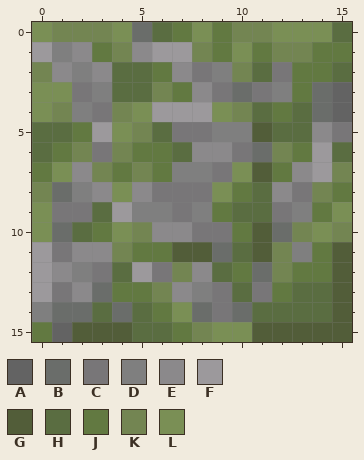
Edited in one commit: pixel-art sprite (textures/blocks/mossy_stone_bricks_wall_top.png). The first picture shows the starting point.
The file is 16x16 pixels.
Palette (. is transparent): A #636363  B #6a6d6a  C #787678  D #7f7f7f  E #8b898b  F #9c999c  G #525d39  H #5a6d41  J #627941  K #738552  L #7a8f55
Pixels before, first column x 0:
 0 LKKKLBHJLJKKLLLH
 1 FDEJKEFFKJLJKKJJ
 2 KEDEHHJECDKHCJJH
 3 LLCDHHKJECBCDJBA
 4 LKDCKLFFFLKHJHBA
 5 HHJFLKHCCDDGHHEC
 6 HJKCKJJHEECBKJFH
 7 JLEKJKJDDCLGJEFK
 8 KBDELECCCLJHECKJ
 9 LCCHFDDCDJHHCDJL
10 LBHJLKEECCJGBKLK
11 FCEEKJJGGBHGKDJG
12 FEDCHFCKEHJBKJJG
13 FCEBJJKEDCHCJHHG
14 DBBHBHJLBCBHHHHG
15 JAGGGHHJKLLGGGGG
And afterwards:
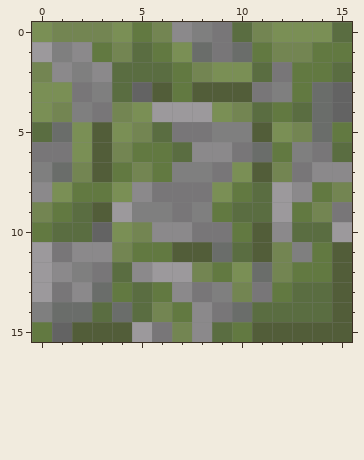
Author's note on the commit: removed the wall textures set the wall side textures to the wall_side textures
The edit:
Colour A replaces colour H in row 3 at x 5.
Colour A replaces colour J in row 10 at x 3.
Colour B replaces colour E in row 5 at x 14.
Colour B replaces colour H in row 5 at x 1.
Colour B replaces colour K in row 1 at x 8.
Colour B replaces colour L in row 1 at x 10; in row 7 at x 1.
Colour C replaces colour D in row 13 at x 8.
Colour C replaces colour E in row 7 at x 13.
Colour C replaces colour F in row 6 at x 14.
Colour C replaces colour H in row 6 at x 0; in row 15 at x 6.
Colour C replaces colour J in rows 0 to 1 at x 9; in row 6 at x 1.
Colour C replaces colour L in row 9 at x 15.
Colour D replaces colour C in row 13 at x 9.
Colour D replaces colour J in row 6 at x 13; in row 7 at x 0.
Colour D replaces colour L in row 0 at x 8.
Colour E replaces colour B in row 10 at x 12; in row 14 at x 8.
Colour E replaces colour C in row 8 at x 13.
Colour E replaces colour F in row 7 at x 14; in row 12 at x 5.
Colour E replaces colour J in row 0 at x 7.
Colour E replaces colour K in row 7 at x 15; in row 8 at x 0; in row 15 at x 8.
Colour F replaces colour C in row 9 at x 12; in row 12 at x 6.
Colour F replaces colour E in row 8 at x 12.
Colour F replaces colour H in row 15 at x 5.
Colour F replaces colour K in row 10 at x 15; in row 12 at x 7.
Colour G replaces colour B in row 3 at x 10.
Colour G replaces colour C in row 3 at x 9; in row 6 at x 3.
Colour G replaces colour E in row 3 at x 8.
Colour G replaces colour F in row 5 at x 3.
Colour G replaces colour H in row 9 at x 3.
Colour G replaces colour K in row 3 at x 6; in row 7 at x 3.
Colour H replaces colour B in row 10 at x 1.
Colour H replaces colour C in row 9 at x 2.
Colour H replaces colour E in row 1 at x 5.
Colour H replaces colour J in row 2 at x 6; in row 13 at x 5.
Colour H replaces colour K in row 0 at x 10; in row 10 at x 13.
Colour H replaces colour L in row 10 at x 14; in row 15 at x 9.
Colour J replaces colour B in row 0 at x 5.
Colour J replaces colour C in row 5 at x 15; in row 9 at x 1.
Colour J replaces colour D in row 8 at x 2; in row 9 at x 13.
Colour J replaces colour E in row 2 at x 7; in row 8 at x 3.
Colour J replaces colour F in row 1 at x 6.
Colour J replaces colour H in row 12 at x 9.
Colour J replaces colour K in row 6 at x 12; in row 8 at x 14; in row 13 at x 6.
Colour J replaces colour L in row 10 at x 0; in row 14 at x 7; in row 15 at x 10.
Colour K replaces colour C in row 2 at x 8.
Colour K replaces colour E in row 7 at x 2; in row 12 at x 8.
Colour K replaces colour H in row 0 at x 6; in row 5 at x 13; in row 13 at x 10.
Colour K replaces colour J in row 7 at x 12; in row 8 at x 15; in row 9 at x 14; in row 14 at x 6; in row 15 at x 7.
Colour K replaces colour L in row 9 at x 0.
Colour L replaces colour B in row 8 at x 1.
Colour L replaces colour D in row 2 at x 9.
Colour L replaces colour F in row 1 at x 7.
Colour L replaces colour H in row 5 at x 12.
Colour L replaces colour J in row 5 at x 2; in row 12 at x 10.
Colour L replaces colour K in row 2 at x 10; in row 6 at x 2.
Pixel boxes of the changes (left, top, right, bottom) in both pictures:
changed: (32, 22, 352, 342)
